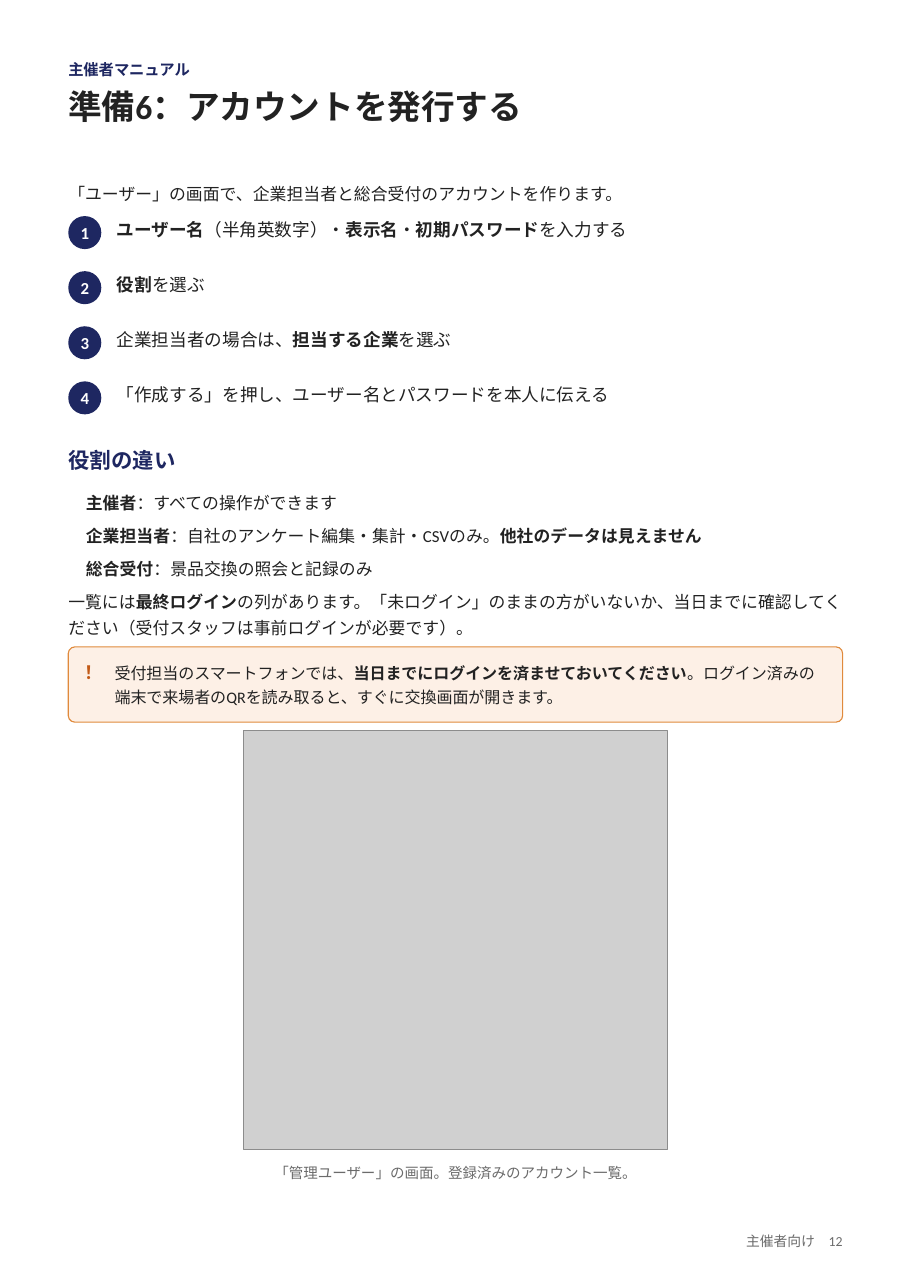
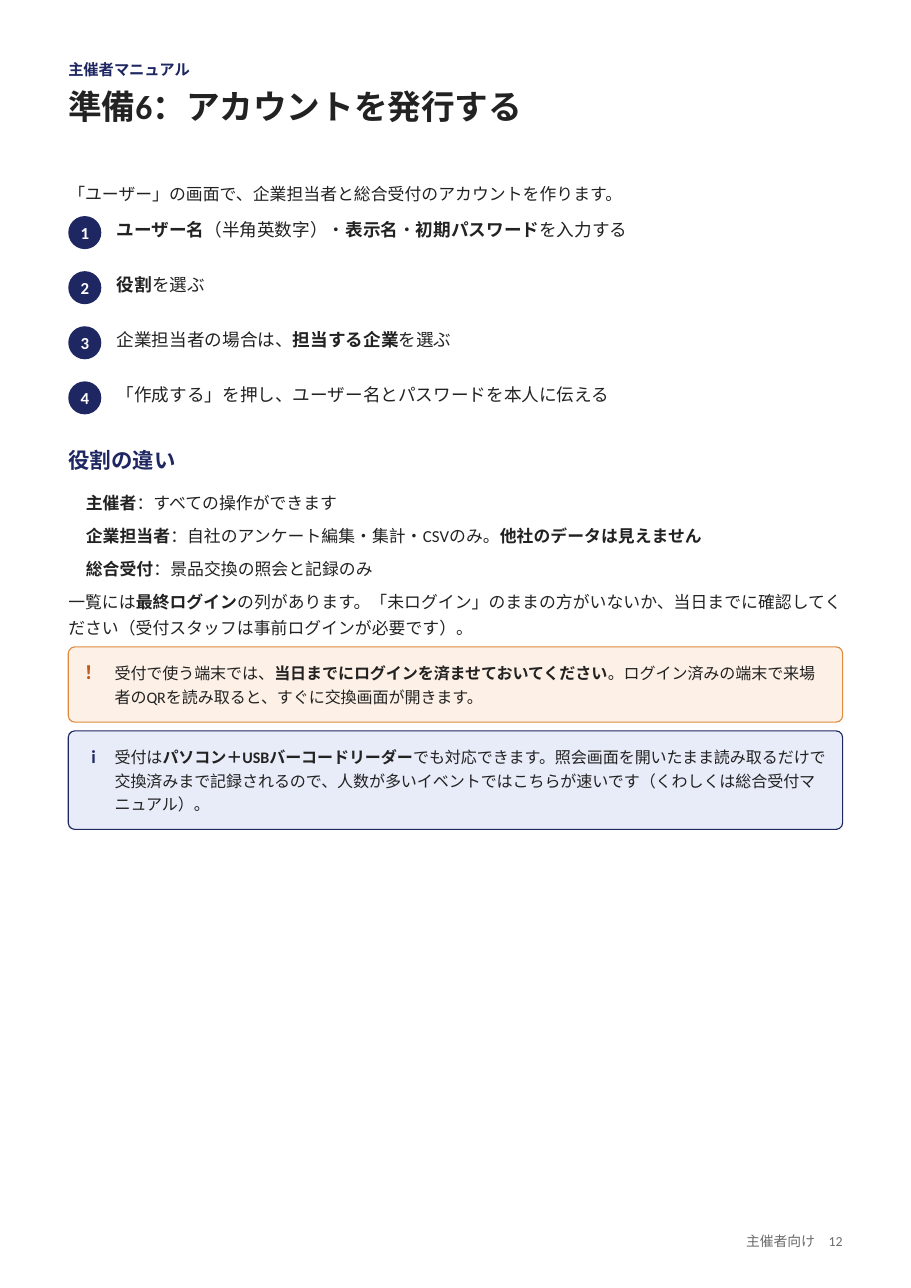
Before and after one commit to nisplus/enque, a slide deck: slide 12 of docs/manual-organizer.pptx. Drawn at 911x1288 pixels with LibreOffice and Linux fonts; fonts in the diff are those of the drawing; grey boxes stand for pictures. Boxes give left, top, right and bottom in pixels: in the first picture for what was removed or moved away, otherwise in the second. Text is boxed around its words. In the diff, an @@ line names an element or a change of style, - is before the commit and + after.

```diff
--- a/docs/manual-organizer.pptx
+++ b/docs/manual-organizer.pptx
@@ text at bbox=[115, 665, 816, 705]: text changed @@
-受付担当のスマートフォンでは、当日までにログインを済ませておいてください。ログイン済みの端末で来場者のQRを読み取ると、すぐに交換画面が開きます。
+受付で使う端末では、当日までにログインを済ませておいてください。ログイン済みの端末で来場者のQRを読み取ると、すぐに交換画面が開きます。
@@ rounded rectangle added at bbox=[68, 730, 843, 828], fill #E8ECF8, outline #1E2761 0.75 pt @@
@@ text added at bbox=[115, 749, 826, 812], 10.5 pt, text #222222 @@
+受付はパソコン＋USBバーコードリーダーでも対応できます。照会画面を開いたまま読み取るだけで交換済みまで記録されるので、人数が多いイベントではこちらが速いです（くわしくは総合受付マニュアル）。
@@ picture removed at bbox=[243, 730, 669, 1149] @@
@@ text added at bbox=[91, 750, 95, 763], 12 pt, text #1E2761, bold @@
+i
@@ text removed at bbox=[274, 1165, 636, 1179] @@
-「管理ユーザー」の画面。登録済みのアカウント一覧。
```
Also in this commit, not shown: 19 other slides changed, 1 slide added, 10 other files.
